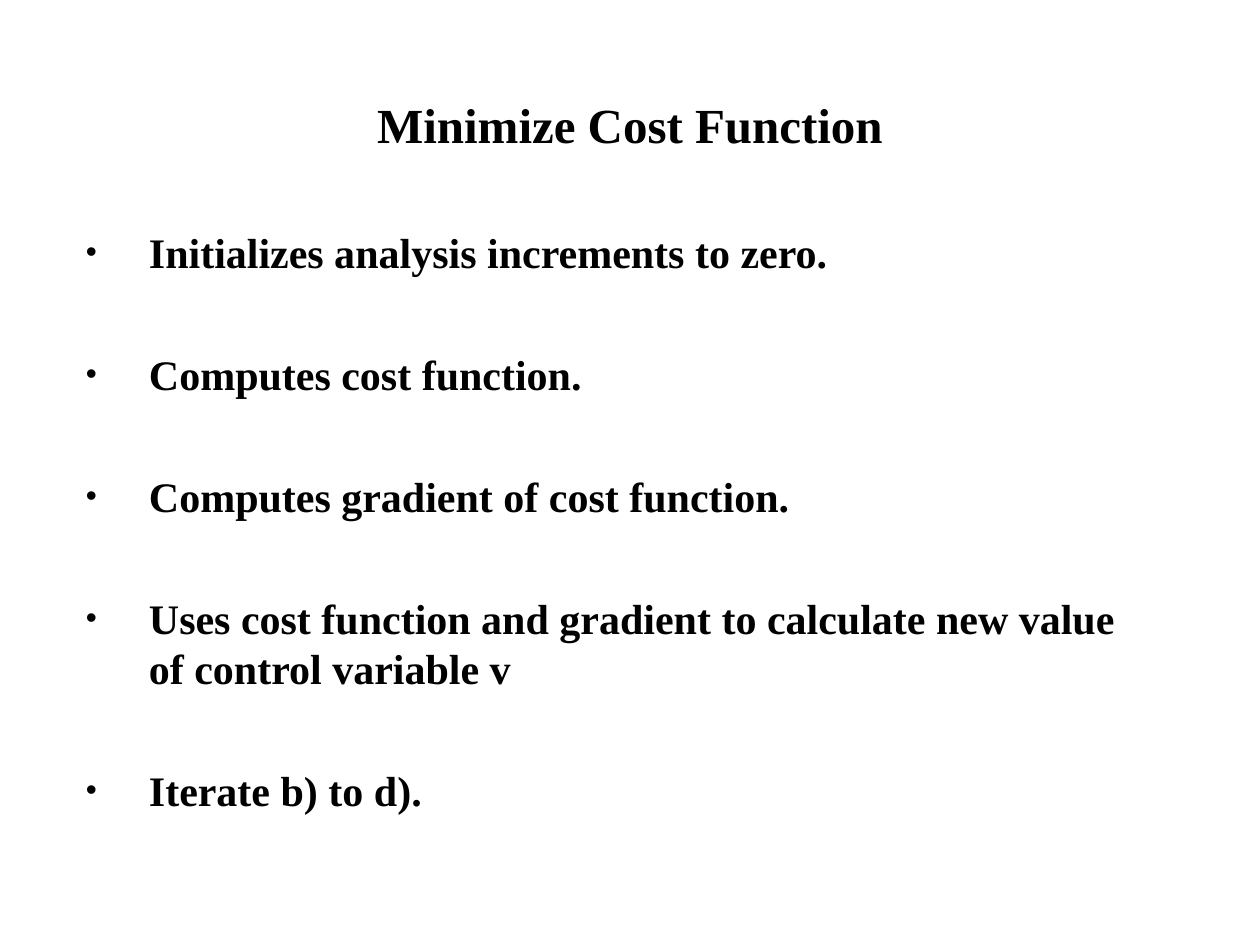
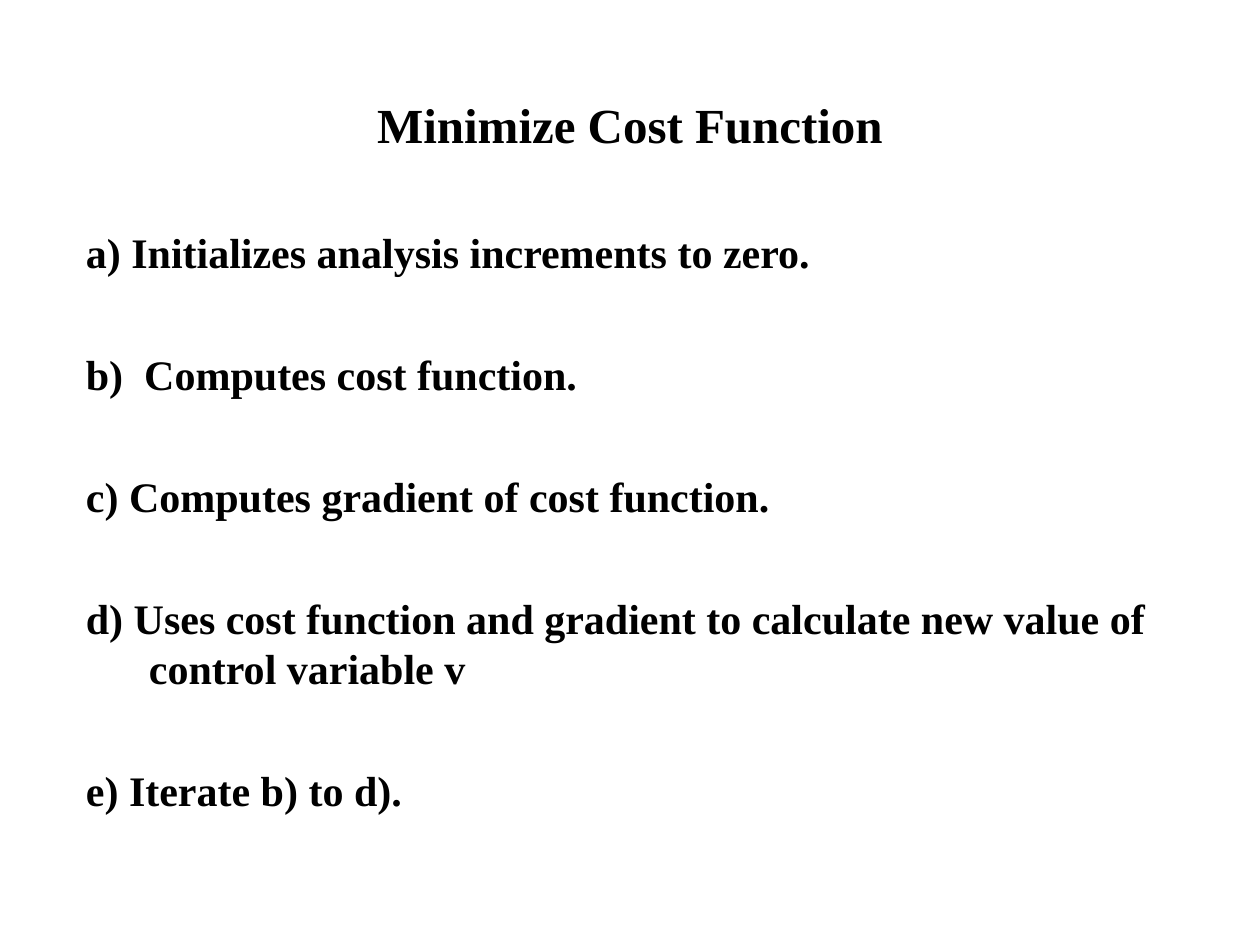
Before and after one commit to wrf-model/WRFDA, a slide deck: slide 30 of doc/da_tutorial/wrfvar-system.ppt. Drawn at 1260x945 pixels with LibreOffice and Linux fonts; fonts in the diff are those of the drawing. Boxes give left, top, right and bottom in pixels: in the first picture for what was removed or moved away, otherwise in the second. Text is boxed around its words. In the diff, an @@ line names an element or a change of style, - is before the commit and + after.

```diff
--- a/doc/da_tutorial/wrfvar-system.ppt
+++ b/doc/da_tutorial/wrfvar-system.ppt
@@ text at (86, 239, 1145, 815): text changed @@
-• Initializes analysis increments to zero.
-• Computes cost function.
-• Computes gradient of cost function.
-• Uses cost function and gradient to calculate new value of control variable v
-• Iterate b) to d).
+a) Initializes analysis increments to zero.
+b) Computes cost function.
+c) Computes gradient of cost function.
+d) Uses cost function and gradient to calculate new value of control variable v
+e) Iterate b) to d).
```
Also in this commit, not shown: 9 other slides changed, 1 other file.
